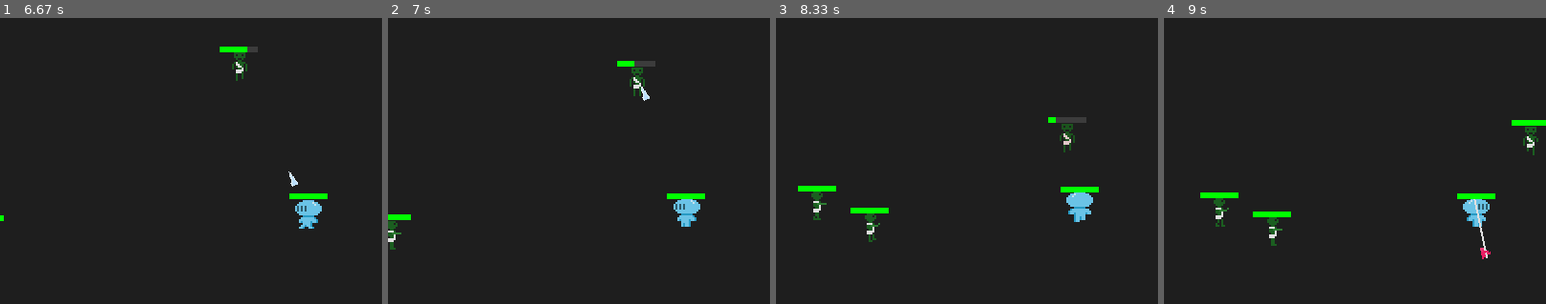
Above: before the commit, frames 1-4 (left to right).
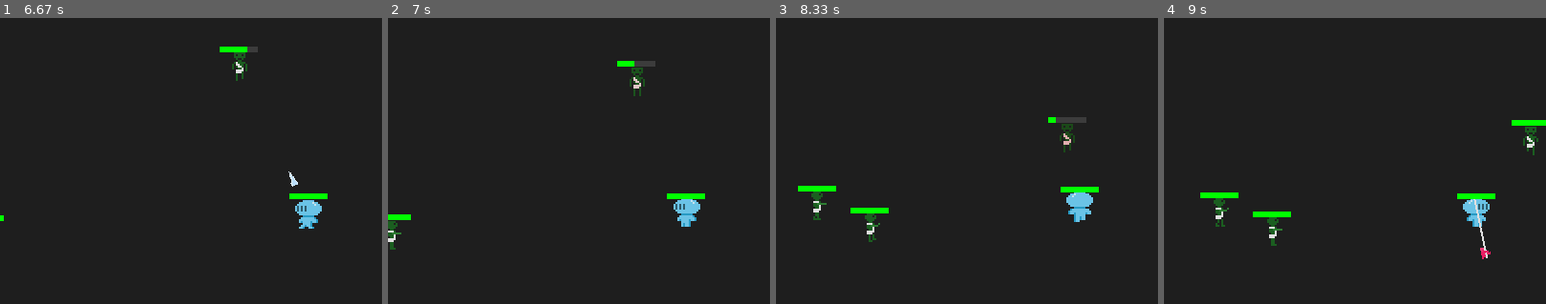
Above: after the commit, the same moments.

Repository: NullBrainReference/dv_pygame_vamplike
Game: pygame game, started from main.py
The game is run twice, just before and just after one commit, with the same random seed, the same clock (stepped at 60 frames per second) and the same inputs.
Inputs (mouse positions are % of the whole screen's width and height, from its top left):
- Up to frame 1 (6.67 s): click "Spikes: Cast spikes on hit ta…" at 0.38 s; hold D 0.67-1.13 s; move the mouse to (46, 54) at 0.7 s; hold W 1.17-1.47 s; hold D 1.5-1.97 s; tap 2 at 1.65, 3.05, 4.55, 5.95 s; hold A 2-2.53 s; hold S 2.57-2.87 s; hold A 2.9-3.3 s; hold W 3.33-3.7 s; tap 1 at 3.48, 4.95, 6.28 s; hold D 3.73-4.37 s; hold S 4.4-4.77 s; hold A 4.8-5.27 s; hold D 5.3-5.77 s; hold W 5.8-6.1 s; hold D 6.13-6.6 s; hold A from 6.63 s (still down)
- Up to frame 2 (7 s): keep holding A
- Up to frame 3 (8.33 s): release A at 7.17 s; hold S 7.2-7.5 s; tap 2 at 7.35 s; hold A 7.53-7.93 s; tap 1 at 7.68 s; hold W from 7.97 s (still down)
- Up to frame 4 (9 s): release W at 8.33 s; hold D from 8.37 s (still down); tap 2 at 8.52 s
The pictures show only the part of the screen within x 10-60%, y 16-66%; the shares and areas given below are measured in that part.

Frame 1 is identical in both runs. In frame 2, 0.1% of the frame differs, in the area x 64-69%, y 20-29%; in frame 3, less than 0.1%; in frame 4, nothing differs.

Commit message:
collider scale lil fix

Diff:
--- a/Collision/Physics.py
+++ b/Collision/Physics.py
@@ -4,11 +4,9 @@
 from collections import defaultdict
 import math
 
-# Подберите под свой максимальный радиус
 MAX_RADIUS = 8*2
 CELL_SIZE  = MAX_RADIUS * 2
 
-# Ячейки хранятся в словаре: (ix,iy) -> [Unit, …]
 grid: dict[tuple[int,int], list[Unit]] = defaultdict(list)
 
 def build_grid(units: list[Unit]) -> dict[tuple[int,int], list[Unit]]:
@@ -20,10 +18,9 @@
     return grid
 
 def collide_via_grid(units: list[Unit]):
-    # 1) Строим grid
+
     build_grid(units)
 
-    # 2) Перебираем каждый юнит и соседние ячейки
     for u in units:
         ix = math.floor(u.pos.x / CELL_SIZE)
         iy = math.floor(u.pos.y / CELL_SIZE)
@@ -34,7 +31,7 @@
                 if not cell:
                     continue
                 for v in cell:
-                    # пропускаем себя и уже обработанные пары
+                    # skip self and processed
                     if v is u or id(v) <= id(u):
                         continue
 
@@ -47,15 +44,12 @@
 
 
 def physics_step(units: list[Unit], dt: float):
-    # 1) Интеграция позиций
     for u in units:
         total_v = u.desired_velocity + u.impulse_velocity
         u._pos  += total_v * dt
 
-    # 2) Broad-phase: grid + локальные пары
     collide_via_grid(units)
 
-    # 3) Демпфинг импульсной составляющей
     for u in units:
         u.impulse_velocity *= 0.9
 
--- a/GameManagement/SpawnersSetup.py
+++ b/GameManagement/SpawnersSetup.py
@@ -42,7 +42,7 @@
             damage           = 14,
             speed            = 48,
             scale            = 2.0,
-            target_range     = 45,
+            target_range     = 35,
             progression_lvl  = 0.0,
         ),
         SpawnController(
@@ -55,7 +55,7 @@
             damage           = 14,
             speed            = 52,
             scale            = 2.0,
-            target_range     = 45,
+            target_range     = 35,
             progression_lvl  = 1,
         ),
         SpawnController(
--- a/Unit/Enemy.py
+++ b/Unit/Enemy.py
@@ -27,9 +27,8 @@
 
         self.scale = scale
 
-        #Curr sprites are 16x16 at least 1px border is empty
-        #Sides are narrower so lets assume 8px. Replace with rect later
-        self._collider = BoxCollider(parent=self, width=5* min(2, self.scale), height=8* min(2, self.scale))
+
+        self._collider = BoxCollider(parent=self, width=5* min(2, self.scale), height=12* min(2, self.scale))
         self.mass = self.mass * self.scale
 
         self.animations = {
--- a/Unit/Player.py
+++ b/Unit/Player.py
@@ -24,9 +24,7 @@
         self.speed = 42
         self.scale = 2
 
-        #Curr sprites are 16x16 at least 1px border is empty
-        #Sides are narrower so lets assume 8px. Replace with rect later
-        self._collider = BoxCollider(parent=self, width=5* min(2, self.scale), height=8* min(2, self.scale))
+        self._collider = BoxCollider(parent=self, width=5* min(2, self.scale), height=14* min(2, self.scale))
         self.mass = 1.8
         self.mass = self.mass * self.scale
 
--- a/Weapon/Staff.py
+++ b/Weapon/Staff.py
@@ -35,7 +35,7 @@
             damage           = 16,
             speed            = 90,
             scale            = 1.0,
-            target_range     = 45,
+            target_range     = 35,
             progression_lvl  = 0,
             reward           = 8
         )
